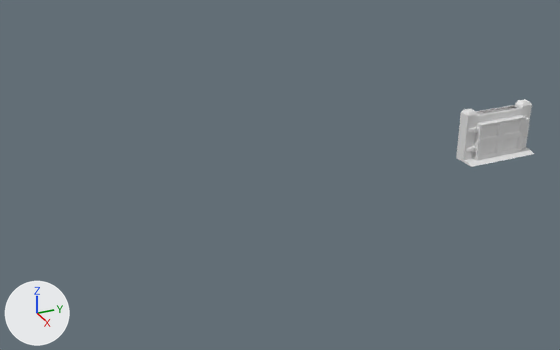
What one commit did to the FBX model Assets/Art/Models/Environment Models/Level 2/Boss room/Boss door.fbx.
Rendered twice from a 50 mm camera at (90.6, -77.0, 48.0) aimed at (0.1, -36.3, 2.8). Lighting does not change. The marker at lower left points along +X, +Y and +Z. Where no turn or scale is listed for an object, it has been applied to the vertices.

Objects in the first picture: 'Boss1_Door', 'Boss1_Door frame'.
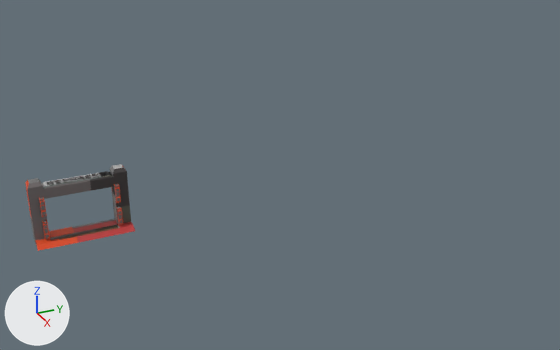
Boxes (x1, y1, x2, y2) around the edits, measured in the pictures (560 x 350 px):
'Boss1_Door frame', reshaped, moved (41% wider, 28% taller): before (456, 99, 534, 167); after (25, 164, 135, 251)
'Boss1_Door', deleted: before (473, 115, 526, 160)
part 1 of me_cube_110, added: after (42, 220, 50, 240)
part 2 of me_cube_110, added: after (114, 184, 121, 203)
part 3 of me_cube_110, added: after (116, 206, 123, 225)
part 4 of me_cube_110, built on: before (472, 127, 479, 133); after (39, 197, 47, 217)
part 5 of me_cube_110, recoloured: before (456, 99, 534, 167); after (25, 164, 135, 251)

Diff of the bpy script that builds the scene:
```diff
--- a/Assets/Art/Models/Environment Models/Level 2/Boss room/Boss door.fbx.py
+++ b/Assets/Art/Models/Environment Models/Level 2/Boss room/Boss door.fbx.py
@@ img_veryspecific_plane_defaultmaterial_albedotransparency_png @@
+img_veryspecific_plane_defaultmaterial_albedotransparency_png = load_image('veryspecific plane_DefaultMaterial_AlbedoTransparency.png', '../../../../Textures/Environment Textures/Level 2/Alt Construction Texture/veryspecific plane_DefaultMaterial_AlbedoTransparency.png', 4096, 4096, 'sRGB')
@@ mat_tilesetconstruct_019 @@
+mat_tilesetconstruct_019 = principled_material('TilesetConstruct.019')
+mat_tilesetconstruct_019.texture = img_veryspecific_plane_defaultmaterial_albedotransparency_png
@@ me_cube_110 @@
 # used by ob_boss1_door_frame; location = (0.86, 0.01, 3.58)
-me_cube_110.from_pydata(...)  # 553 vertices, 504 faces; spans x -0.88..2.95, y -6.09..6.09, z -3.54..4.49
+me_cube_110.from_pydata(...)  # 1237 vertices, 1188 faces; spans x -0.88..2.95, y -6.09..6.09, z -3.54..4.49
+# me_cube_110 part 1: a new loose piece of 207 vertices spanning x 0.83..1.59, y -4.94..-4.37, z -3.06..-0.68, in mat_tilesetconstruct_019 (picture img_veryspecific_plane_defaultmaterial_albedotransparency_png)
+# me_cube_110 part 2: a new loose piece of 207 vertices spanning x 0.83..1.59, y 4.32..4.88, z 0.14..2.52, in mat_tilesetconstruct_019 (picture img_veryspecific_plane_defaultmaterial_albedotransparency_png)
+# me_cube_110 part 3: a new loose piece of 207 vertices spanning x 0.83..1.59, y 4.32..4.88, z -3.06..-0.68, in mat_tilesetconstruct_019 (picture img_veryspecific_plane_defaultmaterial_albedotransparency_png)
+# me_cube_110 part 4: 2 vertices moved from x 0.89..1.56, y -4.99..-4.37, z 1.3..1.35 to x 0.83..1.4, y -4.37, z 0.14; 34 vertices removed from x 0.84..1.56, y -5.04..-4.32, z 1.3..2.02; 205 vertices added at x 0.83..1.59, y -4.94..-4.37, z 0.14..2.52
+# me_cube_110 part 5: 372 faces spanning x -0.88..2.95, y -6.09..6.09, z -3.54..4.49 switch from no material to mat_tilesetconstruct_019 (picture img_veryspecific_plane_defaultmaterial_albedotransparency_png)
@@ ob_boss1_door @@
-ob_boss1_door = bpy.data.objects.new('Boss1_Door', me_cube_107)
-ob_boss1_door.location = (2.23, 0.01, 3.25)
@@ ob_boss1_door_frame @@
 ob_boss1_door_frame = bpy.data.objects.new('Boss1_Door frame', me_cube_110)
-ob_boss1_door_frame.location = (0.86, 0.01, 3.58)
+ob_boss1_door_frame.location = (-0.14, -63.99, 3.58)
```
